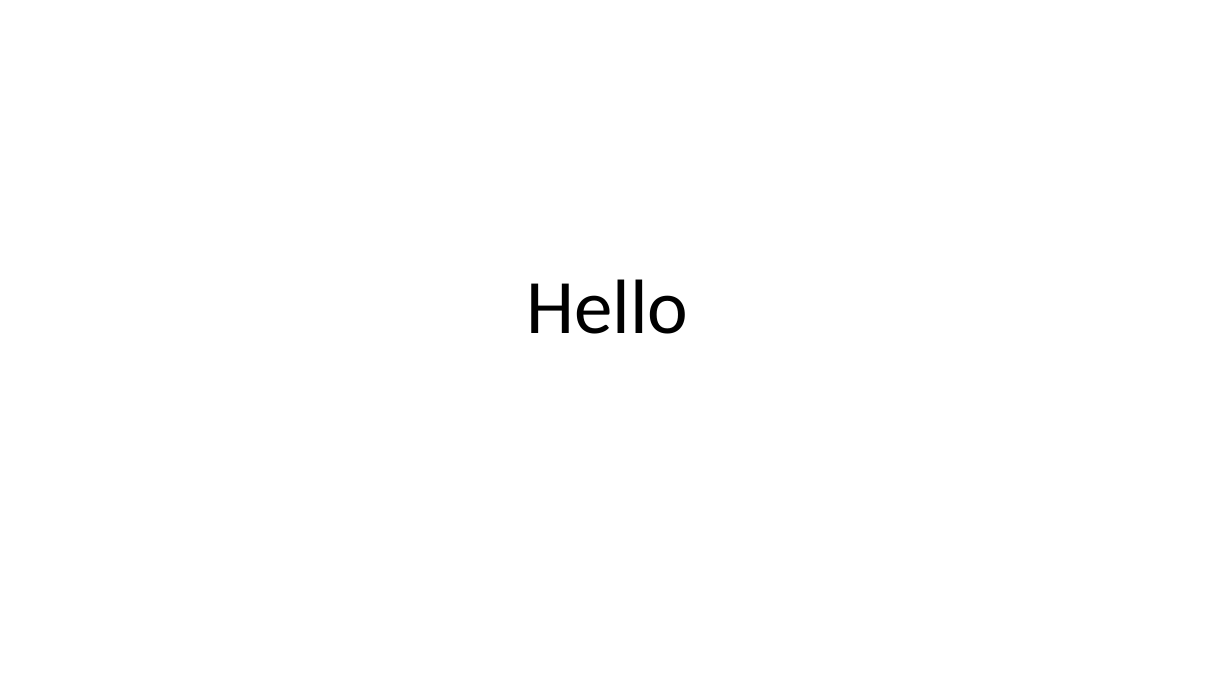
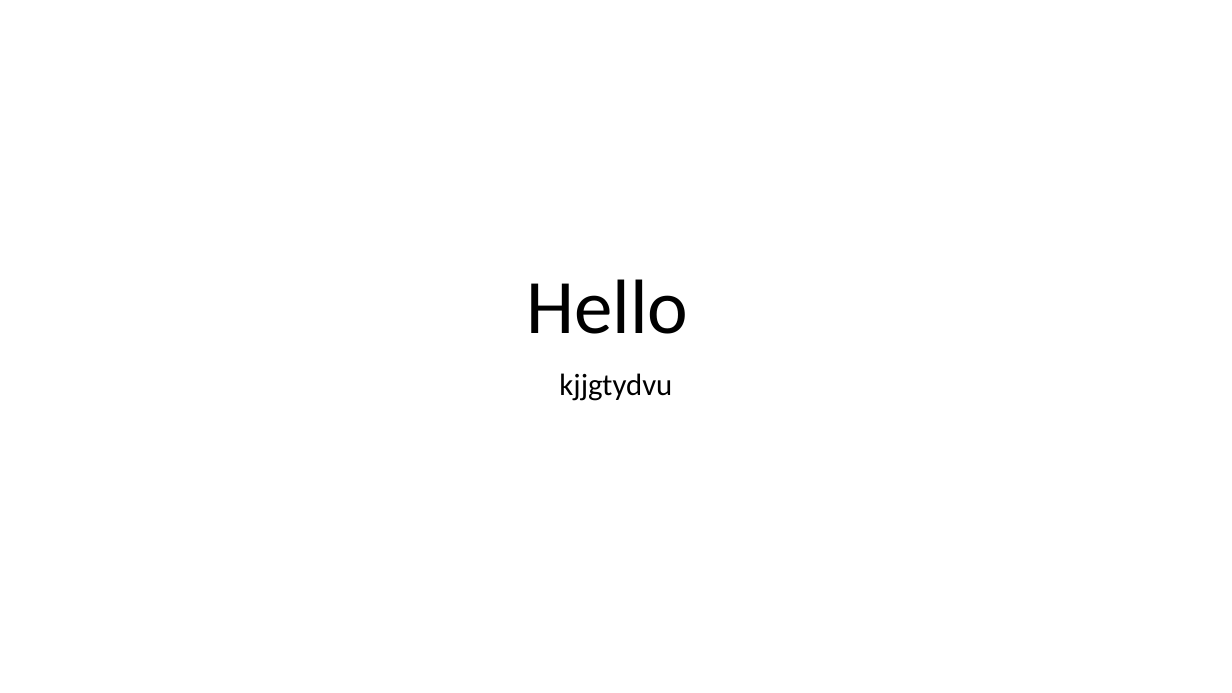
Before and after one commit to Luny12345/Asian, a slide deck: slide 1 of AsianPart2.pptx. Drawn at 1232x693 pixels with LibreOffice and Linux fonts; fonts in the diff are those of the drawing. Boxes give left, top, right and bottom in pixels: in the first picture for what was removed or moved away, otherwise in the second. Text is boxed around its words. In the diff, an @@ line names an element or a change of style, - is before the commit and + after.

Commit message:
i typed a bunch of crap
HI DOT LUKE DOT

```diff
--- a/AsianPart2.pptx
+++ b/AsianPart2.pptx
@@ subtitle added at <box>559,373,672,401</box>, 24 pt, text #000000 @@
+kjjgtydvu
```
